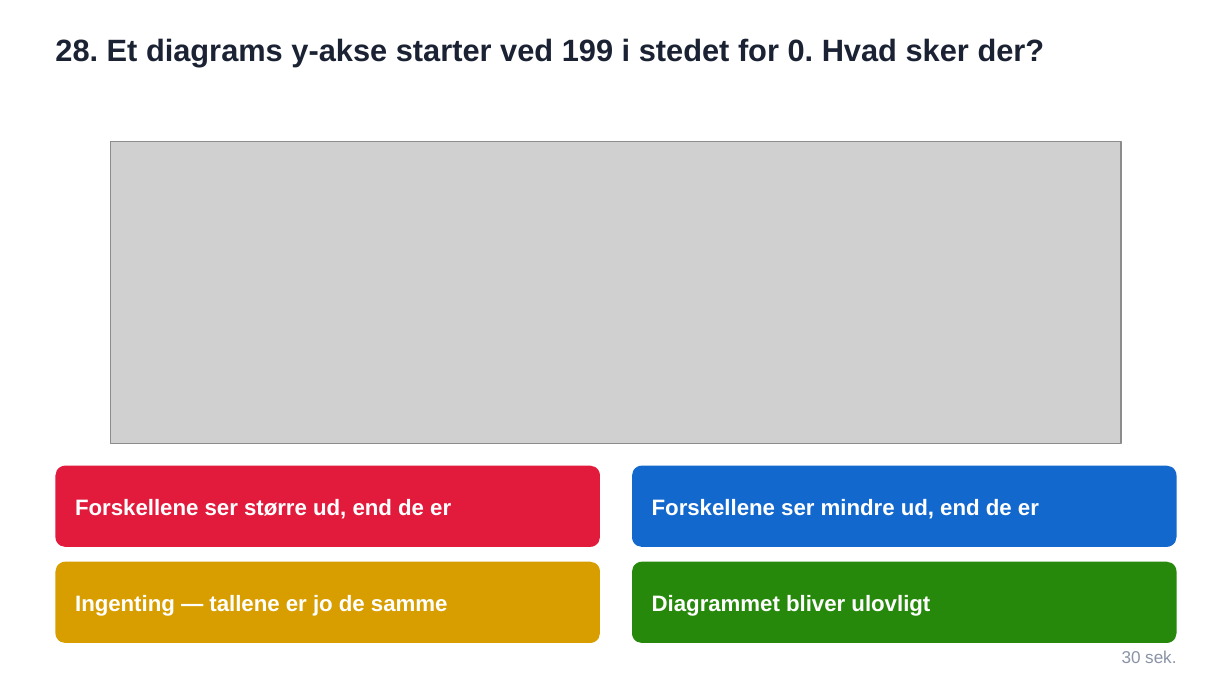
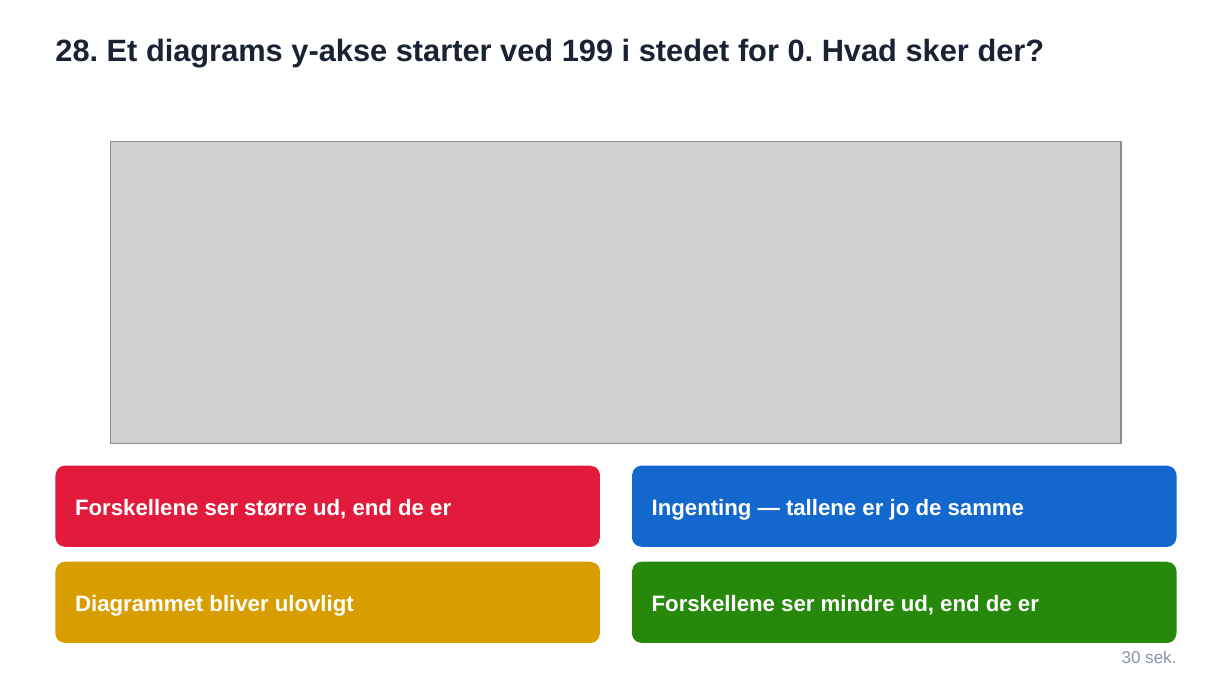
Before and after one commit to mibelibsen/kontiki, a slide deck: slide 29 of facit/kahoot-statistik-2026-09-11.pptx. Drawn at 1232x693 pixels with LibreOffice and Linux fonts; fonts in the diff are those of the drawing; grey boxes stand for pictures. Boxes give left, top, right and bottom in pixels: in the first picture for what was removed or moved away, otherwise in the second. Text is boxed around its words. In the diff, an @@ line names an element or a change of style, - is before the commit and + after.

```diff
--- a/facit/kahoot-statistik-2026-09-11.pptx
+++ b/facit/kahoot-statistik-2026-09-11.pptx
@@ text added at (652, 499, 1025, 520), 13 pt, text #FFFFFF, bold @@
+Ingenting — tallene er jo de samme
@@ text "Forskellene ser mindre ud, end ...": place and size @@
-text "Forskellene ser mindre ud, end ..." at (652, 499, 1039, 519)
+text "Forskellene ser mindre ud, end ..." at (652, 595, 1039, 615)
@@ text at (75, 595, 354, 616): text changed @@
-Ingenting — tallene er jo de samme
+Diagrammet bliver ulovligt
@@ text removed at (652, 595, 930, 616) @@
-Diagrammet bliver ulovligt
```
Also in this commit, not shown: 27 other slides changed, 7 other files.
